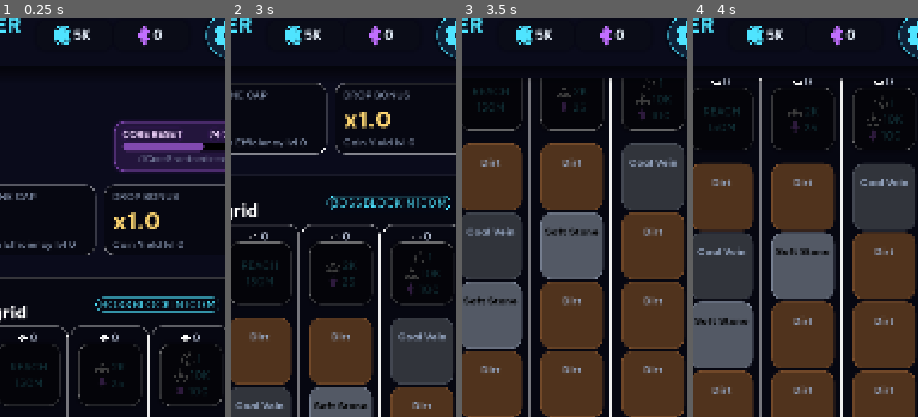
Above: before the commit, frames 1-4 (left to right).
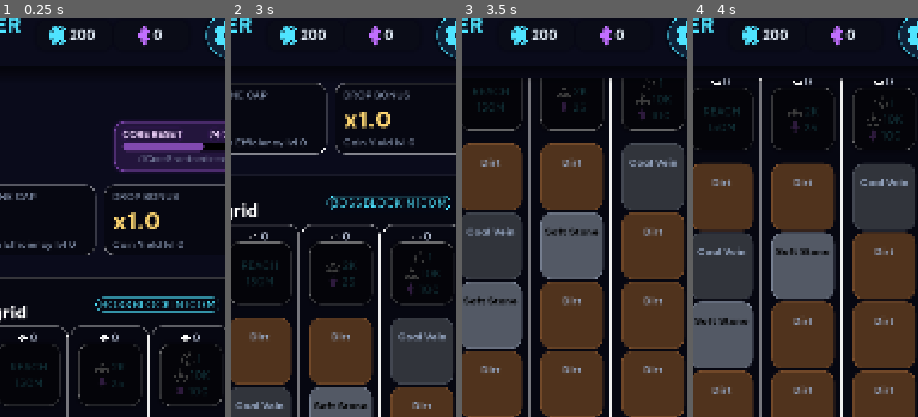
Above: after the commit, the same moments.

Repository: GogetaX/core-hopper
Game: Godot game, scene res://scenes/app/main_scene.tscn
The game is run twice, just before and just after one commit, with the same random seed, the same clock (stepped at 60 frames per second) and the same inputs.
Inputs (mouse positions are % of the whole screen's width and height, from its top left):
- Up to frame 1 (0.25 s): no input
- Up to frame 2 (3 s): tap Enter at 0.5, 2 s; drag from (93, 4) to (60, 28) at 0.52 s; tap Space at 1.25, 2.75 s; drag from (12, 56) to (45, 70) at 1.27 s; move the mouse to (12, 65) at 2.02 s; press the mouse at (12, 65) at 2.03 s; release the mouse at (12, 65) at 2.75 s; drag from (12, 73) to (20, 35) at 2.77 s
- Up to frame 3 (3.5 s): no input
- Up to frame 4 (4 s): tap Enter at 3.5 s; drag from (12, 47) to (55, 50) at 3.52 s
The pictures show only the part of the screen within x 42-92%, y 2-52%; the shares and areas given below are measured in that part.

The runs differ from the first frame. In frame 1, 0.5% of the frame differs, in the area x 21-43%, y 2-7%; in frame 2, 0.5%; in frame 3, 0.5%; in frame 4, 0.5%.

Commit message:
123

Diff:
--- /dev/null
+++ b/art/chests/chest_mono_1.tres
@@ -0,0 +1,7 @@
+[gd_resource type="AtlasTexture" format=3 uid="uid://cr3aw4rvdw3g4"]
+
+[ext_resource type="Texture2D" uid="uid://cq7xchoeqq3u5" path="res://art/chests/chest_mono_icons.png" id="1_5a8md"]
+
+[resource]
+atlas = ExtResource("1_5a8md")
+region = Rect2(0, 0, 240, 208)
--- /dev/null
+++ b/art/chests/chest_mono_2.tres
@@ -0,0 +1,7 @@
+[gd_resource type="AtlasTexture" format=3 uid="uid://dd5ramn5yfntw"]
+
+[ext_resource type="Texture2D" uid="uid://cq7xchoeqq3u5" path="res://art/chests/chest_mono_icons.png" id="1_x31m3"]
+
+[resource]
+atlas = ExtResource("1_x31m3")
+region = Rect2(368, -16, 256, 240)
--- /dev/null
+++ b/art/chests/chest_mono_3.tres
@@ -0,0 +1,7 @@
+[gd_resource type="AtlasTexture" format=3 uid="uid://buqdxca8icg30"]
+
+[ext_resource type="Texture2D" uid="uid://cq7xchoeqq3u5" path="res://art/chests/chest_mono_icons.png" id="1_4bbkt"]
+
+[resource]
+atlas = ExtResource("1_4bbkt")
+region = Rect2(368, 368, 256, 208)
--- a/autoload/Global.gd
+++ b/autoload/Global.gd
@@ -4,6 +4,7 @@
 
 var merge_drag_at_other_merge_slot:MergeItemClass= null
 var cur_dragging_node = null
+var chest_btn_node = null
 
 
 #On what kind of node the drag is in
--- a/autoload/GlobalBossDB.gd
+++ b/autoload/GlobalBossDB.gd
@@ -103,7 +103,18 @@
 
 func HasBossBeenKilledByID(boss_id: String) -> bool:
 	_EnsureBossProgress()
-	return boss_id in GlobalSave.save_data.boss_progress.killed_ids
+
+	var id := boss_id.strip_edges()
+
+	if id == "":
+		return false
+
+	var killed_ids = GlobalSave.save_data.get("boss_progress", {}).get("killed_ids", [])
+	print("CHECK boss_id=", id, " killed_ids=", killed_ids)
+	if typeof(killed_ids) != TYPE_ARRAY:
+		return false
+
+	return killed_ids.has(id)
 
 
 func MarkBossKilled(depth: int, boss_id: String) -> void:
--- a/autoload/GlobalDiggingProcess.gd
+++ b/autoload/GlobalDiggingProcess.gd
@@ -228,13 +228,21 @@
 		return
 
 	var finished_block = lane.block_data[0]
+	var finished_depth := int(finished_block.get("depth", int(lane.lane_depth)))
+	lane.last_cleared_depth = max(
+		int(lane.get("last_cleared_depth", -1)),
+		finished_depth
+	)
 
 	if bool(finished_block.get("is_boss", false)):
 		_HandleBossBlockFinished(finished_block)
 	else:
 		var final_coins = finished_block.reward_amount
+
 		if finished_block.reward_type == "coins":
-			final_coins = int(round(finished_block.reward_amount * GlobalStats.GetCoinYieldMultiplier()))
+			final_coins = int(round(
+				finished_block.reward_amount * GlobalStats.GetCoinYieldMultiplier()
+			))
 
 		GlobalSave.AddCurrency(
 			str(finished_block.reward_type),
@@ -243,6 +251,7 @@
 
 	lane.lane_depth = int(lane.lane_depth) + 1
 	GlobalSave.SetGlobalDepth(lane.lane_depth)
+
 	lane.block_data.remove_at(0)
 
 	if lane.block_data.is_empty():
@@ -571,9 +580,12 @@
 	# example: relic_ids.append_array(_RollBossRelics(rewards.get("drop_table", [])))
 
 	# optional first kill random relic bonus
+	print("first boss kill 1")
 	if !GlobalBossDb.HasBossBeenKilledByID(boss_id):
 		var bonus_relic_id := GlobalRelicDb.GetRandomRelicID()
+		print("first boss kill 2")
 		if bonus_relic_id != "":
+			print("first boss kill 3: ",bonus_relic_id)
 			relic_ids.append(bonus_relic_id)
 
 	rewards["relic_ids"] = relic_ids
--- a/autoload/GlobalOfflineProgress.gd
+++ b/autoload/GlobalOfflineProgress.gd
@@ -29,16 +29,16 @@
 	result["offline_seconds"] = offline_seconds
 	result["capped_seconds"] = capped_seconds
 
+	# keep your current final coin multiplier behavior
 	result.coins = int(result.coins * GlobalStats.GetCoinYieldMultiplier())
 
 	return result
 
 
-func GetOfflineCapSeconds(plus_level:int = 0) -> int:
-	var level := int(GlobalSave.save_data.global_upgrades.offline_gain_level)+plus_level
-	var res : int = OFFLINE_BASE_CAP_SECONDS + (level * 1800)
-	return int(res*GlobalStats.GetUpgradeValue("offline_efficiency"))
-
+func GetOfflineCapSeconds(plus_level: int = 0) -> int:
+	var level := int(GlobalSave.save_data.global_upgrades.offline_gain_level) + plus_level
+	var res: int = OFFLINE_BASE_CAP_SECONDS + (level * 1800)
+	return int(res * GlobalStats.GetUpgradeValue("offline_efficiency"))
 
 func GetOfflineEfficiency() -> float:
 	var level := int(GlobalSave.save_data.global_upgrades.offline_gain_level)
@@ -62,13 +62,18 @@
 		if int(lane.bot_uid) == -1:
 			continue
 
+		var harvest_depth := int(lane.get("last_cleared_depth", -1))
+		if harvest_depth < 0:
+			continue
+
 		var bot = _FindBotByUid(int(lane.bot_uid))
 		if bot.is_empty():
 			continue
 
 		var level := int(bot.get("level", 1))
 		var lane_dps := GlobalStats.GetBotExpectedDps(level) * efficiency
-		_SimulateLaneOffline(lane_index, lane_dps, seconds, rewards)
+
+		_HarvestLaneOffline(lane_index, harvest_depth, lane_dps, seconds, rewards)
 
 	return rewards
 
@@ -116,6 +121,49 @@
 			block.hp = block_hp - remaining_damage
 			remaining_damage = 0.0
 
+
+func _HarvestLaneOffline(
+	lane_index: int,
+	harvest_depth: int,
+	lane_dps: float,
+	seconds: int,
+	rewards: Dictionary
+) -> void:
+	if lane_dps <= 0.0 or seconds <= 0:
+		return
+
+	# IMPORTANT:
+	# Use the normal block database directly.
+	# This avoids boss generation and keeps offline as passive harvest only.
+	var sample_block := GlobalBlockDatabase.CreateBlockForLane(harvest_depth, lane_index)
+	if sample_block.is_empty():
+		return
+
+	var virtual_hp = max(
+		1.0,
+		float(sample_block.get("max_hp", sample_block.get("hp", 1.0)))
+	)
+
+	var reward_per_block := float(sample_block.get("reward_amount", 0))
+	if reward_per_block <= 0.0:
+		return
+
+	var total_damage := lane_dps * float(seconds)
+	var harvest_ratio = total_damage / virtual_hp
+	if harvest_ratio <= 0.0:
+		return
+
+	var reward_type := str(sample_block.get("reward_type", "coins"))
+	var total_reward = max(0, roundi(reward_per_block * harvest_ratio))
+
+	if total_reward <= 0:
+		return
+
+	if rewards.has(reward_type):
+		rewards[reward_type] += total_reward
+	else:
+		rewards[reward_type] = total_reward
+
 func _FindBotByUid(bot_uid: int) -> Dictionary:
 	for bot in GlobalSave.save_data.bot_inventory.bot_db:
 		if int(bot.uid) == bot_uid:
--- a/autoload/GlobalSave.gd
+++ b/autoload/GlobalSave.gd
@@ -112,17 +112,17 @@
 
 func BuildCleanSaveData():
 	var res = {}
-	res["currencies"] = {"coins":5000,"crystals":0,"energy":0} #default coins 25
+	res["currencies"] = {"coins":200,"crystals":0,"energy":0} #default coins 0
 	res["bot_inventory"]={
 		"bot_db": [],
 		"merge_free_slots":4
 	}
 	res["lanes"] = []
-	res["lanes"].append({"auto_dig_unlocked":true,"bot_uid":int(-1),"dig_power":1.0,"dig_speed":1.0,"lane_index":int(0),"block_data":[],"lane_depth":int(0),"last_cleared_depth":int(0)})
-	res["lanes"].append({"auto_dig_unlocked":false,"bot_uid":int(-1),"dig_power":1.0,"dig_speed":1.0,"lane_index":int(1),"block_data":[],"lane_depth":int(0),"last_cleared_depth":int(0)})
-	res["lanes"].append({"auto_dig_unlocked":false,"bot_uid":int(-1),"dig_power":1.0,"dig_speed":1.0,"lane_index":int(2),"block_data":[],"lane_depth":int(0),"last_cleared_depth":int(0)})
-	res["lanes"].append({"auto_dig_unlocked":false,"bot_uid":int(-1),"dig_power":1.0,"dig_speed":1.0,"lane_index":int(3),"block_data":[],"lane_depth":int(0),"last_cleared_depth":int(0)})
-	res["lanes"].append({"auto_dig_unlocked":false,"bot_uid":int(-1),"dig_power":1.0,"dig_speed":1.0,"lane_index":int(4),"block_data":[],"lane_depth":int(0),"last_cleared_depth":int(0)})
+	res["lanes"].append({"auto_dig_unlocked":true,"bot_uid":int(-1),"dig_power":1.0,"dig_speed":1.0,"lane_index":int(0),"block_data":[],"lane_depth":int(0),"last_cleared_depth":int(-1)})
+	res["lanes"].append({"auto_dig_unlocked":false,"bot_uid":int(-1),"dig_power":1.0,"dig_speed":1.0,"lane_index":int(1),"block_data":[],"lane_depth":int(0),"last_cleared_depth":int(-1)})
+	res["lanes"].append({"auto_dig_unlocked":false,"bot_uid":int(-1),"dig_power":1.0,"dig_speed":1.0,"lane_index":int(2),"block_data":[],"lane_depth":int(0),"last_cleared_depth":int(-1)})
+	res["lanes"].append({"auto_dig_unlocked":false,"bot_uid":int(-1),"dig_power":1.0,"dig_speed":1.0,"lane_index":int(3),"block_data":[],"lane_depth":int(0),"last_cleared_depth":int(-1)})
+	res["lanes"].append({"auto_dig_unlocked":false,"bot_uid":int(-1),"dig_power":1.0,"dig_speed":1.0,"lane_index":int(4),"block_data":[],"lane_depth":int(0),"last_cleared_depth":int(-1)})
 	res["meta"] = {
 		"created_unix":Time.get_unix_time_from_system(),
 		"last_saved_unix":Time.get_unix_time_from_system(),
--- a/autoload/GlobalSignals.gd
+++ b/autoload/GlobalSignals.gd
@@ -29,6 +29,8 @@
 @warning_ignore("unused_signal")
 signal ShowCurrencyAnimation(from_glob_pos:Vector2,currency_type:String,value:int)
 @warning_ignore("unused_signal")
+signal ShowChestAnimation(from_glob_pos:Vector2,chest_type:String)
+@warning_ignore("unused_signal")
 signal CurrencyAdded(currency_type:String,currency_amount:int)
 @warning_ignore("unused_signal")
 signal OpenTabFromStr(tab_name:String)
--- /dev/null
+++ b/scenes/components/NotifForQuestTab.gd
@@ -0,0 +1,17 @@
+extends Node
+
+func _ready() -> void:
+	GlobalSignals.DataSaved.connect(SyncData)
+	get_parent().ready.connect(OnParentReady)
+
+func OnParentReady():
+	SyncData()
+
+func SyncData():
+	var quest_list = GlobalDailyQuest.GetAllActiveQuests()
+	#print(upgrade_list)
+	var notif_counter = 0
+	for x in quest_list:
+		if x.is_complete && !x.is_claimed:
+			notif_counter += 1
+	get_parent().SetNotifCounter(notif_counter)
--- /dev/null
+++ b/scenes/components/NotifForRelicTab.gd
@@ -0,0 +1,18 @@
+extends Node
+
+func _ready() -> void:
+	GlobalSignals.DataSaved.connect(SyncData)
+	get_parent().ready.connect(OnParentReady)
+
+func OnParentReady():
+	SyncData()
+
+func SyncData():
+	var relics_all = GlobalRelicDb.GetRelicInventory()
+	var relic_unlocked_slots = relics_all.unlocked_slots
+	var relic_equiped_slots = relics_all.equipped_ids
+
+	#print(upgrade_list)
+	var notif_counter = 0
+	notif_counter = relic_unlocked_slots - relic_equiped_slots.size()
+	get_parent().SetNotifCounter(notif_counter)
--- /dev/null
+++ b/scenes/components/chest_animation.gd
@@ -0,0 +1,87 @@
+extends Sprite2D
+
+var _traveling := false
+var _travel_time := 0.0
+var _travel_duration := 0.45
+var _p0 := Vector2.ZERO
+var _p1 := Vector2.ZERO
+var _p2 := Vector2.ZERO
+
+var cur_fly_node = null
+
+func StartAnimation(chest_icon_type:String) -> void:
+	if Global.chest_btn_node:
+		cur_fly_node = Global.chest_btn_node
+	else:
+		cur_fly_node = Global.top_currency_node_coin
+	match chest_icon_type:
+		"boss":
+			texture = preload("res://art/chests/chest_mono_1.tres")
+			self_modulate = GlobalColor.COLOR_TEXT_PURPLE
+		_:
+			print_debug("Unknown chest_icon_type: ",chest_icon_type)
+	scale = Vector2.ONE * randf_range(0.85, 1.1)
+	modulate.a = 1.0
+
+	var burst_offset := Vector2(
+		randf_range(-20.0, 20.0)*2,
+		randf_range(-20.0, 8.0)*2
+	)
+
+	var burst_target := global_position + burst_offset
+
+	var burst_tween := create_tween()
+	burst_tween.parallel().tween_property(self, "global_position", burst_target, 1.0)\
+		.set_trans(Tween.TRANS_QUAD).set_ease(Tween.EASE_OUT)
+
+	burst_tween.parallel().tween_property(self, "scale", scale * 0.9, 0.20)\
+		.set_trans(Tween.TRANS_BACK).set_ease(Tween.EASE_OUT)
+
+	burst_tween.finished.connect(func():
+		_start_fly_to_top()
+	)
+
+
+func _start_fly_to_top() -> void:
+	if !is_instance_valid(cur_fly_node):
+		_traveling = false
+		queue_free()
+		return
+	_p0 = global_position
+	_p2 = cur_fly_node.global_position + (cur_fly_node.size / 2)
+
+	var mid := (_p0 + _p2) * 0.5
+	mid.y -= randf_range(40.0, 90.0)
+	mid.x += randf_range(-20.0, 20.0)
+
+	_p1 = mid
+	_travel_time = 0.0
+	_traveling = true
+
+
+func _process(delta: float) -> void:
+	if !_traveling:
+		return
+	if !is_instance_valid(cur_fly_node):
+		_traveling = false
+		queue_free()
+		return
+
+	_travel_time += delta
+	var t = clamp(_travel_time / _travel_duration, 0.0, 1.0)
+
+	global_position = _quadratic_bezier(_p0, _p1, _p2, t)
+
+	scale = lerp(scale.x, 0.45, delta * 10.0) * Vector2.ONE
+	modulate.a = lerpf(modulate.a, 0.15, delta * 10.0)
+
+	if t >= 1.0:
+		_traveling = false
+		cur_fly_node.AnimateCurrencyIn()
+		queue_free()
+
+
+func _quadratic_bezier(a: Vector2, b: Vector2, c: Vector2, t: float) -> Vector2:
+	var ab = a.lerp(b, t)
+	var bc = b.lerp(c, t)
+	return ab.lerp(bc, t)
--- /dev/null
+++ b/scenes/components/chest_animation.tscn
@@ -0,0 +1,10 @@
+[gd_scene format=3 uid="uid://bb8nsgpkqgc8d"]
+
+[ext_resource type="Texture2D" uid="uid://cr3aw4rvdw3g4" path="res://art/chests/chest_mono_1.tres" id="1_ysrhn"]
+[ext_resource type="Script" uid="uid://dgsf0xvfckd1y" path="res://scenes/components/chest_animation.gd" id="2_ysrhn"]
+
+[node name="chest_animation" type="Sprite2D" unique_id=1919685625]
+self_modulate = Color(0.7607843, 0.43529412, 1, 1)
+scale = Vector2(0.5, 0.5)
+texture = ExtResource("1_ysrhn")
+script = ExtResource("2_ysrhn")
--- a/scenes/components/currency_icon.gd
+++ b/scenes/components/currency_icon.gd
@@ -1,5 +1,6 @@
 @tool
 extends Control
+class_name CurrencyIconClass
 
 @export_enum("CRYSTAL_BIG_ANIMATED","COIN_SMALL","ENERGY_SMALL","ENERGY_SMALL_ANIMATED","CRYSTAL_SMALL") var icon_type := "CRYSTAL_BIG_ANIMATED":
 	set(value):
--- a/scenes/components/drop_manager.gd
+++ b/scenes/components/drop_manager.gd
@@ -1,9 +1,11 @@
 extends Control
 
 @onready var currency_anim = preload("res://scenes/components/currency_animation.tscn")
+@onready var chest_anim = preload("res://scenes/components/chest_animation.tscn")
 
 func _ready() -> void:
 	GlobalSignals.ShowCurrencyAnimation.connect(ShowCurrencyAnimation)
+	GlobalSignals.ShowChestAnimation.connect(ShowChestAnimation)
 
 func ShowCurrencyAnimation(from_glob_pos:Vector2,currency_type:String,value:int):
 	for x in value:
@@ -11,3 +13,9 @@
 		c.global_position = from_glob_pos
 		add_child(c)
 		c.StartAnimation(currency_type)
+
+func ShowChestAnimation(from_glob_pos:Vector2,chest_type:String):
+	var c = chest_anim.instantiate()
+	c.global_position = from_glob_pos
+	add_child(c)
+	c.StartAnimation(chest_type)
--- /dev/null
+++ b/scenes/components/notif_for_upgrade_tab.gd
@@ -0,0 +1,18 @@
+extends Node
+
+func _ready() -> void:
+	GlobalSignals.DataSaved.connect(SyncData)
+	get_parent().ready.connect(OnParentReady)
+
+func OnParentReady():
+	SyncData()
+
+func SyncData():
+	var upgrade_list = GlobalSave.save_data.upgrades
+	#print(upgrade_list)
+	var notif_counter = 0
+	var cur_currency = GlobalSave.GetCurrency("coins")
+	for x in upgrade_list:
+		if cur_currency >= GlobalStats.GetUpgradeCost(x):
+			notif_counter += 1
+	get_parent().SetNotifCounter(notif_counter)
--- a/scenes/components/smart_button.gd
+++ b/scenes/components/smart_button.gd
@@ -75,3 +75,8 @@
 	t.tween_property($Panel,"scale",Vector2(0.9,0.9),0.05)
 	t.tween_property($Panel,"scale",Vector2(1.0,1.0),0.05)
 	BtnPressed.emit()
+
+func AnimateCurrencyIn():
+	var t = create_tween().set_ease(Tween.EASE_OUT).set_trans(Tween.TRANS_QUAD)
+	t.tween_property($Panel,"scale",Vector2(1.15,1.15),0.1)
+	t.tween_property($Panel,"scale",Vector2(1.0,1.0),0.1)
--- a/scenes/components/smart_button.tscn
+++ b/scenes/components/smart_button.tscn
@@ -58,6 +58,7 @@
 autowrap_mode = 2
 
 [node name="SmallNotifCounter" parent="." unique_id=1772552382 instance=ExtResource("3_n6ow7")]
+visible = false
 layout_mode = 1
 anchors_preset = 1
 anchor_left = 1.0
--- a/scenes/screens/dig/dig_screen.tscn
+++ b/scenes/screens/dig/dig_screen.tscn
@@ -701,4 +701,5 @@
 [connection signal="timeout" from="HList3/IncomePanel/VList/income_ps/incone_counter" to="HList3/IncomePanel/VList/income_ps" method="_on_incone_counter_timeout"]
 [connection signal="BtnPressed" from="HList5/WatchAdBtn" to="." method="_on_watch_ad_btn_btn_pressed"]
 [connection signal="BtnPressed" from="HList5/ShowChestsBtn" to="." method="_on_show_chests_btn_btn_pressed"]
+[connection signal="tree_exiting" from="HList5/ShowChestsBtn/NotifForChests" to="HList5/ShowChestsBtn/NotifForChests" method="_on_tree_exiting"]
 [connection signal="BtnPressed" from="HList5/ViewQuestsBtn" to="." method="_on_view_quests_btn_btn_pressed"]
--- a/scenes/screens/dig/material.gd
+++ b/scenes/screens/dig/material.gd
@@ -49,10 +49,14 @@
 	$Particles/DirtParticles.restart()
 	$Particles/DirtParticles.emitting = true
 
+
 func _on_block_destroyed(_lane_index: int, block_uid: String) -> void:
 	if block_uid != cur_data.uid:
 		return
-	GlobalSignals.ShowCurrencyAnimation.emit(global_position+(size/2.0),cur_data.reward_type,2)
+	if cur_data.has("is_boss") && cur_data.is_boss:
+		GlobalSignals.ShowChestAnimation.emit(global_position+(size/2.0),"boss")
+	else:
+		GlobalSignals.ShowCurrencyAnimation.emit(global_position+(size/2.0),cur_data.reward_type,2)
 
 	SetAsMining(false)
 	AnimateColapseAndFree()
--- a/scenes/screens/dig/material.tscn
+++ b/scenes/screens/dig/material.tscn
@@ -10,7 +10,7 @@
 
 [sub_resource type="Gradient" id="Gradient_c4gli"]
 offsets = PackedFloat32Array(0, 0.07467532, 0.24025974, 1)
-colors = PackedColorArray(1, 1, 1, 0, 1, 1, 1, 0.425, 1, 1, 1, 0.51500005, 1, 1, 1, 0)
+colors = PackedColorArray(1, 1, 1, 0, 1, 1, 1, 1, 1, 1, 1, 1, 1, 1, 1, 0)
 
 [sub_resource type="GradientTexture1D" id="GradientTexture1D_at2nx"]
 gradient = SubResource("Gradient_c4gli")
@@ -26,6 +26,7 @@
 gravity = Vector3(0, 200, 0)
 scale_min = 0.099999994
 scale_max = 0.19999999
+color = Color(1.1638972, 1.1638972, 1.1638972, 0.878)
 color_ramp = SubResource("GradientTexture1D_at2nx")
 
 [node name="Material" type="Control" unique_id=812286270]
@@ -141,11 +142,12 @@
 show_percentage = false
 
 [node name="Particles" type="Node2D" parent="." unique_id=2081440569]
+visible = false
 position = Vector2(75, 79)
 
 [node name="DirtParticles" type="GPUParticles2D" parent="Particles" unique_id=1320681379]
-visible = false
 z_as_relative = false
+position = Vector2(0, 21)
 amount = 10
 texture = ExtResource("3_c4gli")
 lifetime = 0.5
--- a/scenes/screens/dig/notif_for_chests.gd
+++ b/scenes/screens/dig/notif_for_chests.gd
@@ -6,7 +6,12 @@
 
 func OnParentReady():
 	SyncData()
+	Global.chest_btn_node = get_parent()
 
 func SyncData():
 	var reward_count = GlobalRewardChest.GetChestCount()
 	get_parent().SetNotifCounter(reward_count)
+
+
+func _on_tree_exiting() -> void:
+	Global.chest_btn_node = null
--- a/scenes/screens/merge/drag_drop_handler.gd
+++ b/scenes/screens/merge/drag_drop_handler.gd
@@ -123,9 +123,11 @@
 						GlobalSave.SyncSave()
 						#print("mouse in, should swap between them")
 		else:
-			print("mouse in, but merge bot is Locked.")
+			return
+			#print("mouse in, but merge bot is Locked.")
 	elif Global.cur_drag_data.has("at_self_dig_bot"):
-		print("mouse in at same DigBot, should not do anything.")
+		#print("mouse in at same DigBot, should not do anything.")
+		return
 	elif Global.cur_drag_data.has("at_other_dig_bot"):
 		var dig_node = Global.cur_drag_data.at_other_dig_bot as DigBotClass
 		var is_mouse_in = dig_node.get_global_rect().has_point(get_viewport().get_mouse_position())
@@ -143,14 +145,15 @@
 			else:
 				var bot_data = GlobalSave.GetBotDataFromUID(dig_node.cur_lane_data.bot_uid)
 				if bot_data == {}:
-					print("has uid but no data about it?! ",dig_node.cur_lane_data.bot_uid)
+					return
+					#print("has uid but no data about it?! ",dig_node.cur_lane_data.bot_uid)
 				elif bot_data.level == Global.cur_dragging_node.cur_dragging_merge_node.cur_bot_data.level:
 					var source_merge : MergeItemClass = merge_drag_node.cur_dragging_merge_node
 					var target_digbot : DigBotClass = dig_node
 					GlobalSave.MergeFromMergeToDigBot(source_merge.cur_bot_data.uid,target_digbot.cur_lane_data.bot_uid)
 					GlobalSave.SetTotalMerges(1)
 					GlobalSave.SyncSave()
-					print("mouse in, should merge from MergeItem -> BotItem")
+					#print("mouse in, should merge from MergeItem -> BotItem")
 				else:
 					#print("mouse in, should swap MergeItem -> BotItem")
 					var selected_merge_item : MergeItemClass = Global.cur_dragging_node.cur_dragging_merge_node
--- a/scenes/screens/progress/progress_screen.tscn
+++ b/scenes/screens/progress/progress_screen.tscn
@@ -5,9 +5,13 @@
 [ext_resource type="PackedScene" uid="uid://bl0egobmu4a73" path="res://scenes/screens/progress/tab_btn.tscn" id="1_gg677"]
 [ext_resource type="PackedScene" uid="uid://c2s6fmv66183n" path="res://scenes/screens/progress/progress_hash_tag.tscn" id="3_4nere"]
 [ext_resource type="PackedScene" uid="uid://bsv1pqeyc0h4m" path="res://scenes/screens/progress/progress_skill.tscn" id="4_0fuef"]
+[ext_resource type="PackedScene" uid="uid://duvnpggfd3idr" path="res://scenes/screens/dig/notif_for_chests.tscn" id="4_a7wrj"]
 [ext_resource type="Script" uid="uid://bloevasmaqx74" path="res://scenes/label_data_scripts/total_dps.gd" id="5_uqert"]
+[ext_resource type="Script" uid="uid://drbgwydlww1ma" path="res://scenes/components/notif_for_upgrade_tab.gd" id="5_w4vm7"]
 [ext_resource type="Script" uid="uid://dy7foox2mx1bs" path="res://scenes/label_data_scripts/mining_speed.gd" id="6_k3jfa"]
 [ext_resource type="PackedScene" uid="uid://cyrssis6jwdc2" path="res://scenes/screens/progress/progress_hash_tag_with_icon.tscn" id="6_neoah"]
+[ext_resource type="Script" uid="uid://dak5u54k17bns" path="res://scenes/components/NotifForQuestTab.gd" id="6_w4vm7"]
+[ext_resource type="Script" uid="uid://bcqxenuod0kjc" path="res://scenes/components/NotifForRelicTab.gd" id="7_60kmq"]
 [ext_resource type="Script" uid="uid://d16g0t4dgw61l" path="res://scenes/label_data_scripts/drop_multiplayer.gd" id="7_eprg4"]
 [ext_resource type="PackedScene" uid="uid://cvul7nt3js8au" path="res://scenes/screens/progress/quest_item.tscn" id="7_u200v"]
 [ext_resource type="Script" uid="uid://knj8e2s80rh0" path="res://scenes/label_data_scripts/crit_damage.gd" id="8_ikkfs"]
@@ -161,17 +165,26 @@
 default_selected = true
 notif_counter = 5
 
+[node name="NotifForUpgradeTab" parent="ProgressTopPanel/VList/Tabs/TabList/TAB_Upgrades" unique_id=607369676 instance=ExtResource("4_a7wrj")]
+script = ExtResource("5_w4vm7")
+
 [node name="TAB_Quests" parent="ProgressTopPanel/VList/Tabs/TabList" unique_id=431081608 instance=ExtResource("1_gg677")]
 layout_mode = 2
 size_flags_horizontal = 3
 tab_name = "QUESTS"
 panel_color = "PURPLE"
 
+[node name="NotifForQuestTab" parent="ProgressTopPanel/VList/Tabs/TabList/TAB_Quests" unique_id=1747954780 instance=ExtResource("4_a7wrj")]
+script = ExtResource("6_w4vm7")
+
 [node name="TAB_Relics" parent="ProgressTopPanel/VList/Tabs/TabList" unique_id=226629524 instance=ExtResource("1_gg677")]
 layout_mode = 2
 size_flags_horizontal = 3
 tab_name = "RELICS"
 panel_color = "GOLD"
+
+[node name="NotifForRelicTab" parent="ProgressTopPanel/VList/Tabs/TabList/TAB_Relics" unique_id=1391386783 instance=ExtResource("4_a7wrj")]
+script = ExtResource("7_60kmq")
 
 [node name="Control2" type="Control" parent="ProgressTopPanel/VList" unique_id=1396446115]
 custom_minimum_size = Vector2(0, 20)
@@ -611,8 +624,11 @@
 btn_text = "Open relic inventory"
 
 [connection signal="OnPressed" from="ProgressTopPanel/VList/Tabs/TabList/TAB_Upgrades" to="." method="_on_tab_upgrades_on_pressed"]
+[connection signal="tree_exiting" from="ProgressTopPanel/VList/Tabs/TabList/TAB_Upgrades/NotifForUpgradeTab" to="ProgressTopPanel/VList/Tabs/TabList/TAB_Upgrades/NotifForUpgradeTab" method="_on_tree_exiting"]
 [connection signal="OnPressed" from="ProgressTopPanel/VList/Tabs/TabList/TAB_Quests" to="." method="_on_tab_quests_on_pressed"]
+[connection signal="tree_exiting" from="ProgressTopPanel/VList/Tabs/TabList/TAB_Quests/NotifForQuestTab" to="ProgressTopPanel/VList/Tabs/TabList/TAB_Quests/NotifForQuestTab" method="_on_tree_exiting"]
 [connection signal="OnPressed" from="ProgressTopPanel/VList/Tabs/TabList/TAB_Relics" to="." method="_on_tab_relics_on_pressed"]
+[connection signal="tree_exiting" from="ProgressTopPanel/VList/Tabs/TabList/TAB_Relics/NotifForRelicTab" to="ProgressTopPanel/VList/Tabs/TabList/TAB_Relics/NotifForRelicTab" method="_on_tree_exiting"]
 [connection signal="resized" from="Menu_Upgrades/VList" to="." method="UpgradeListResized"]
 [connection signal="resized" from="Menu_Quests/QuestVList" to="." method="_on_quest_v_list_resized"]
 [connection signal="resized" from="Menu_Relics/RelicVList/RelicVList" to="." method="_on_relic_v_list_resized"]
--- a/scenes/screens/progress/tab_btn.gd
+++ b/scenes/screens/progress/tab_btn.gd
@@ -28,16 +28,18 @@
 	get:
 		return default_selected
 
-@export var notif_counter := 4:
-	set(value):
-		notif_counter = value
-		if is_node_ready():
-			_ready()
-	get:
-		return notif_counter
-
+@export var notif_counter := 4
 var _is_selected = false
 var already_loaded = false
+
+
+func SetNotifCounter(count:int):
+	notif_counter = count
+	if notif_counter == 0:
+		$HList/VBoxContainer/SmallNotifCounter.visible = false
+	else:
+		$HList/VBoxContainer/SmallNotifCounter.visible = true
+		$HList/VBoxContainer/SmallNotifCounter.notif_count = notif_counter
 
 func _ready() -> void:
 	$HList/Label.text = tab_name
Binary file added: art/chests/chest_mono_icons.png
Not shown, added: scenes/components/NotifForQuestTab.gd.uid
Not shown, added: scenes/components/NotifForRelicTab.gd.uid
Not shown, added: scenes/components/chest_animation.gd.uid
Not shown, added: scenes/components/notif_for_upgrade_tab.gd.uid
